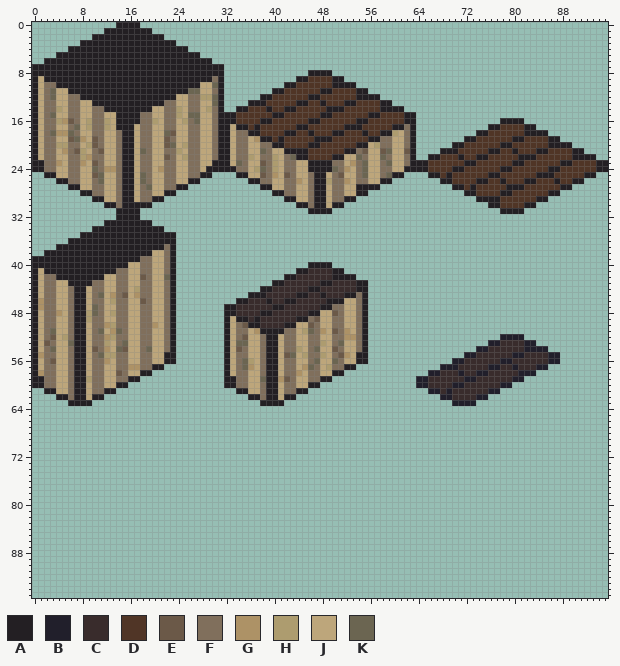
Two states of a sprite sheet, Assets/Sprites/Exported/interior-iso-tiles.png. Above is the file before it was changed.
The file is 96x96 pixels. Colours within 5 levels of each other are drawn and written as one.
Palette (. is transparent): A #231f23  B #211f2b  C #392c2c  D #503526  E #6b5948  F #806f5c  G #ad9266  H #ad9c6f  J #bda67b  K #6b6551
Pixels before (only the part around the change), first column x 0:
61 ..AAJJFAAJFFAA....................AAJJ
62 ....AAFAAJAA........................AA
63 ......AAAA............................
64 ......................................
65 ......................................
66 ......................................
67 ......................................
68 ......................................
69 ......................................
70 ......................................
71 ......................................
72 ......................................
73 ......................................
74 ......................................
75 ......................................
76 ......................................
77 ......................................
78 ......................................
79 ......................................
80 ......................................
81 ......................................
82 ......................................
83 ......................................
84 ......................................
85 ......................................
86 ......................................
87 ......................................
88 ......................................
89 ......................................
90 ......................................
91 ......................................
92 ......................................
93 ......................................
94 ......................................
95 ......................................
After the commit:
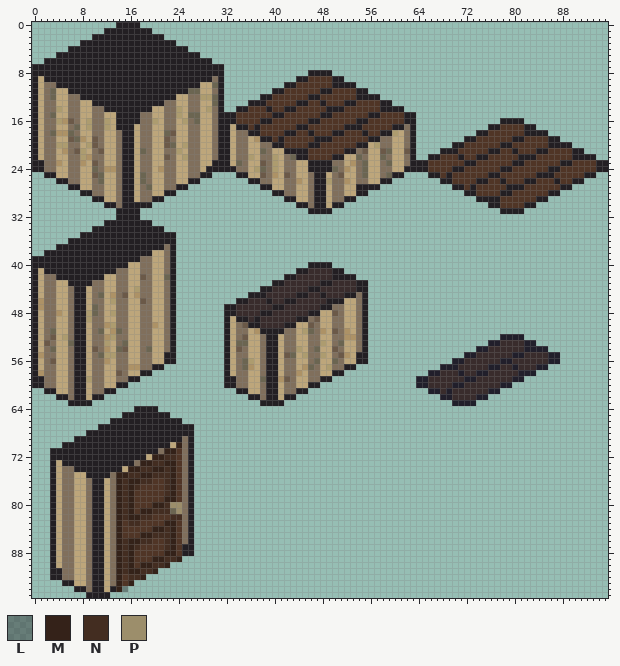
Colours new in this view: L #231f2369  M #342219  N #432d21  P #9c8e6b
Change:
Changed rows in their new state; - is an unchanged pixel.
first column x 3:
64 --------------AAAA------
65 ------------AAAAAAAA----
66 ----------AAAAAAAAAAAA--
67 --------AAAAAAAAAAAAAAAA
68 ------AAAAAAAAAAAAAAAAAA
69 ----AAAAAAAAAAAAAAAAAAFA
70 --AAAAAAAAAAAAAAAAAAJMFA
71 AAAAAAAAAAAAAAAAAAFMMDFA
72 AAAAAAAAAAAAAAAAJMMNNDFA
73 AJAAAAAAAAAAAAFMMNNMMDFA
74 AJFFAAAAAAAAJMMNNMMNMDFA
75 AJFFJJAAAAFMMNNMMNNNMDFA
76 AJFFJJFAAJFMNMMNNDDNMDFA
77 AJFFJJFAAJFMNMNDDDDNMDFA
78 AJFFJJFAAJFMNMDDDDDNMDFA
79 AJFFJJFAAJFMNMDDDDDMMDFA
80 AJFFJJFAAJFMNMDDDMMNPPFA
81 AJFFJJFAAJFMNMDMMNNNKPFA
82 AJFFJJFAAJFMNMMNNDDDNNFA
83 AJFFJJFAAJFMDNNDDDDMMDFA
84 AJFFJJFAAJFMDDDDDMMNMDFA
85 AJFFJJFAAJFMDDDMMNNNMDFA
86 AJFFJJFAAJFMNMMNNDDNMDFA
87 AJFFJJFAAJFMNMNDDDDNMDAA
88 AJFFJJFAAJFMNMDDDDDMMDAA
89 AJFFJJFAAJFMNMDDDMMNNM--
90 AJFFJJFAAJFMNMDMMNNM----
91 AAFFJJFAAJFMNMMNNM------
92 AAFFJJFAAJFMDNNM--------
93 --AAJJFAAJFMDM----------
94 ----AAFAAJAML-----------
95 ------AAAA--------------
Boxes around the changes in both pictures, in picture pixels (x1, y1, x2, y2):
added: (50, 406, 194, 598)
